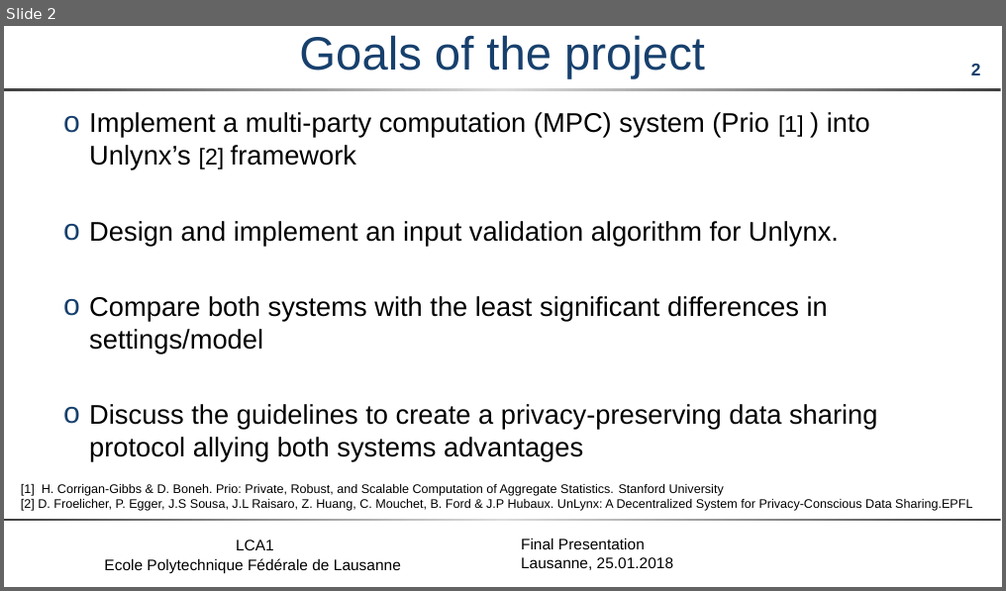
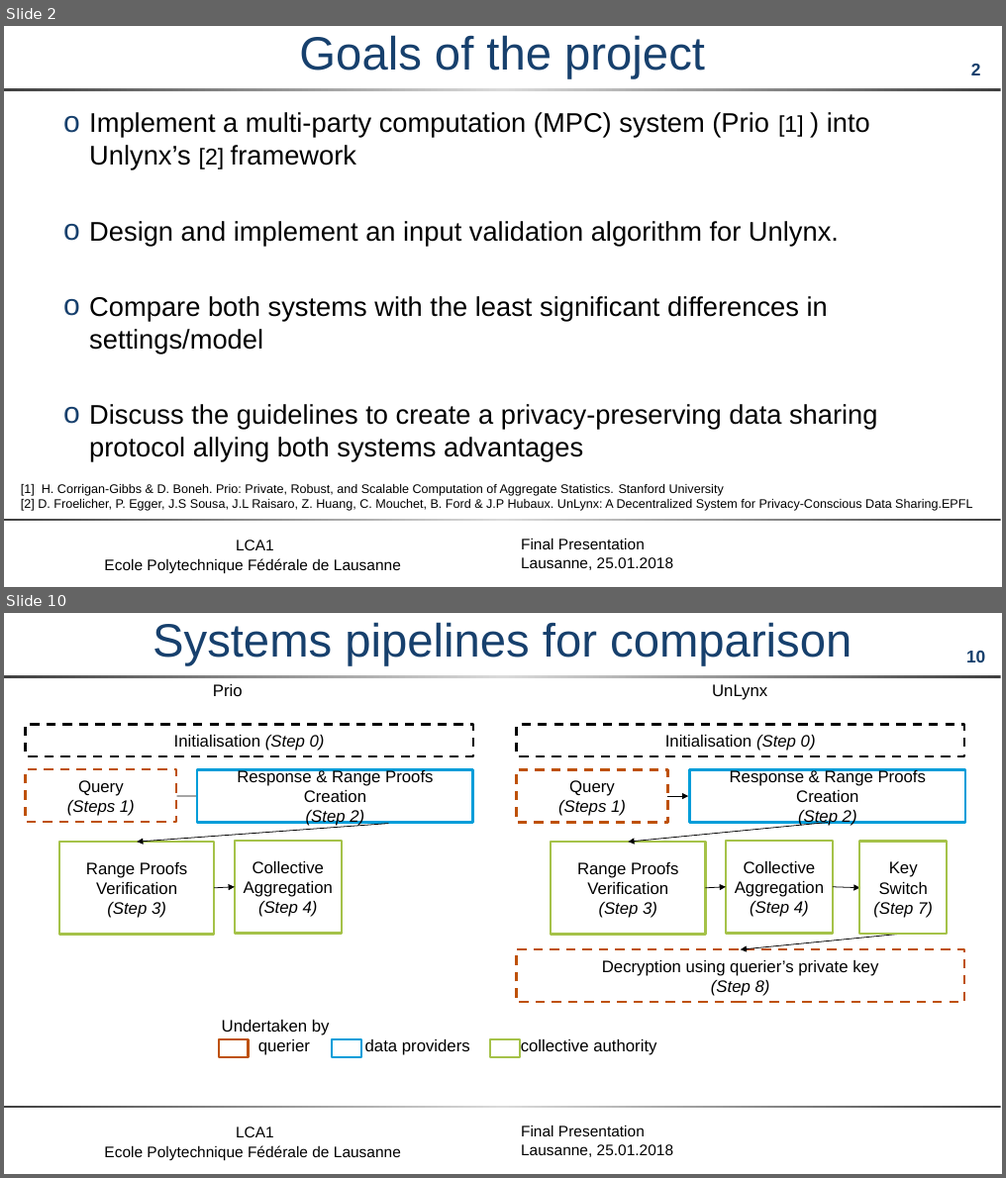
Before and after one commit to maxpr/MasterProjectDocuments, a slide deck: doc/FinalPresentation.pptx. Shown one above the other, each under a label of ours: slide 2 before the commit, slides 2 and 10 after it; the slides between them are not shown. The pictures are 1006x591 and 1006x1178 pixels, drawn with LibreOffice and Linux fonts; fonts in the diff are those of the drawing; background and template pictures are left out. Boxes give left, top, right and bottom in pixels: in the first picture for what was removed or moved away, otherwise in the second. Text is boxed around its words. In the diff, an @@ line names an element or a change of style, - is before the commit and + after.

```diff
--- a/doc/FinalPresentation.pptx
+++ b/doc/FinalPresentation.pptx
@@ slide 10 added at (4, 613, 1002, 1174), background #FFFFFF; not listed: 5 template elements that a slide beside it also shows @@
@@ title added at (152, 622, 851, 666), 45 pt, text #17406D @@
+Systems pipelines for comparison
@@ text added at (213, 684, 243, 696), 16 pt, text #000000 @@
+Prio
@@ text added at (712, 684, 767, 700), 16 pt, text #000000 @@
+UnLynx
@@ rectangle added at (25, 725, 472, 757), fill #FFFFFF, outline #000000 2.25 pt dashed, 16 pt, text #000000 @@
+Initialisation (Step 0)
@@ rectangle added at (517, 725, 964, 757), fill #FFFFFF, outline #000000 2.25 pt dashed, 16 pt, text #000000 @@
+Initialisation (Step 0)
@@ rectangle added at (25, 769, 176, 822), fill #FFFFFF, outline #BE5108 2.25 pt dashed, 16 pt, text #000000, italic @@
+Query
+(Steps 1)
@@ rectangle added at (197, 770, 472, 823), fill #FFFFFF, outline #009DD9 2.25 pt, 16 pt, text #000000 @@
+Response & Range Proofs Creation
+(Step 2)
@@ rectangle added at (517, 770, 668, 823), fill #FFFFFF, outline #BE5108 2.25 pt dashed, 16 pt, text #000000, italic @@
+Query
+(Steps 1)
@@ rectangle added at (690, 770, 965, 823), fill #FFFFFF, outline #009DD9 2.25 pt, 16 pt, text #000000 @@
+Response & Range Proofs Creation
+(Step 2)
@@ arrow added from (177, 796) to (235, 796), #000000 0.75 pt @@
@@ arrow added from (668, 796) to (688, 796), #000000 0.75 pt @@
@@ rectangle added at (59, 842, 214, 935), fill #FFFFFF, outline #A5C249 2.25 pt, 16 pt, text #000000 @@
+Range Proofs Verification
+(Step 3)
@@ arrow added from (389, 823) to (138, 842), #000000 0.75 pt @@
@@ rectangle added at (235, 841, 342, 934), outline #A5C249 2.25 pt, 16 pt, text #000000 @@
+Collective Aggregation
+(Step 4)
@@ rectangle added at (551, 842, 706, 935), fill #FFFFFF, outline #A5C249 2.25 pt, 16 pt, text #000000 @@
+Range Proofs Verification
+(Step 3)
@@ arrow added from (828, 823) to (629, 842), #000000 0.75 pt @@
@@ rectangle added at (726, 841, 833, 934), outline #A5C249 2.25 pt, 16 pt, text #000000 @@
+Collective Aggregation
+(Step 4)
@@ rectangle added at (859, 842, 946, 934), outline #A5C249 2.25 pt, 16 pt, text #000000 @@
+Key Switch
+(Step 7)
@@ arrow added from (214, 888) to (235, 887), #000000 0.75 pt @@
@@ arrow added from (706, 888) to (726, 887), #000000 0.75 pt @@
@@ arrow added from (833, 887) to (860, 888), #000000 0.75 pt @@
@@ arrow added from (903, 934) to (741, 950), #000000 0.75 pt @@
@@ rectangle added at (517, 950, 964, 1002), outline #BE5108 2.25 pt dashed, 16 pt, text #000000 @@
+Decryption using querier’s private key
+(Step 8)
@@ text added at (222, 1020, 656, 1056), 16 pt, text #000000 @@
+Undertaken by
+querier data providers collective authority
@@ rectangle added at (219, 1040, 249, 1058), outline #BE5108 2.25 pt @@
@@ rectangle added at (332, 1040, 361, 1058), outline #009DD9 2.25 pt @@
@@ rectangle added at (490, 1040, 519, 1058), outline #A5C249 2.25 pt @@
```
Also in this commit, not shown: 2 slides changed, 16 other slides added, 1 slide removed, 3 other files.
